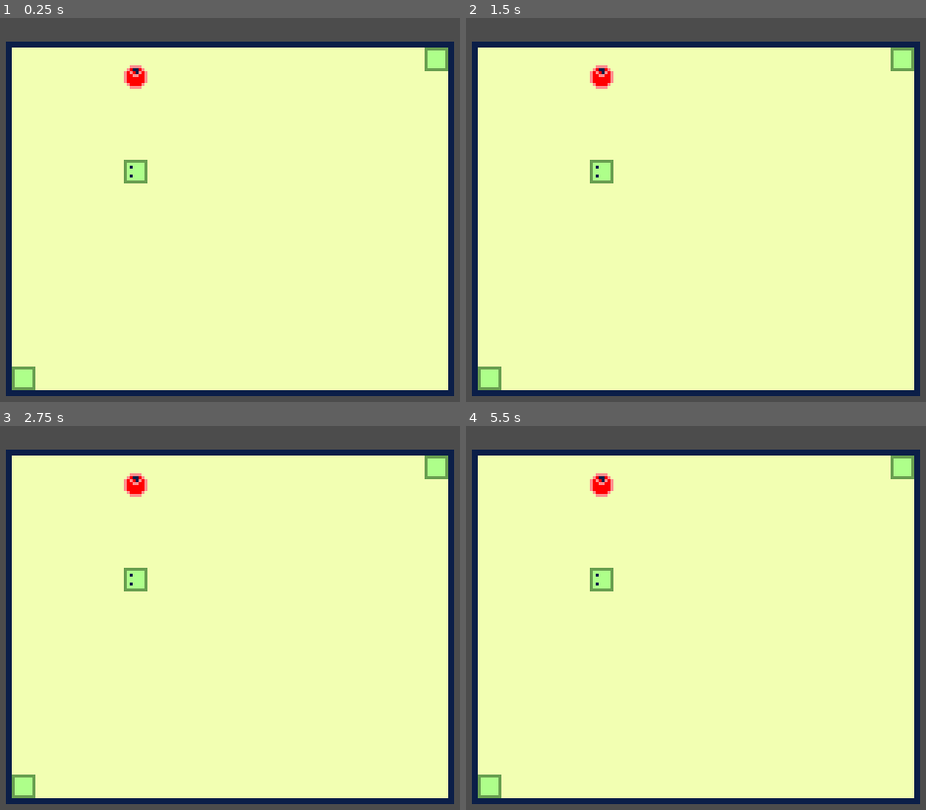
Above: before the commit, frames 1-4 (two rows, left to right).
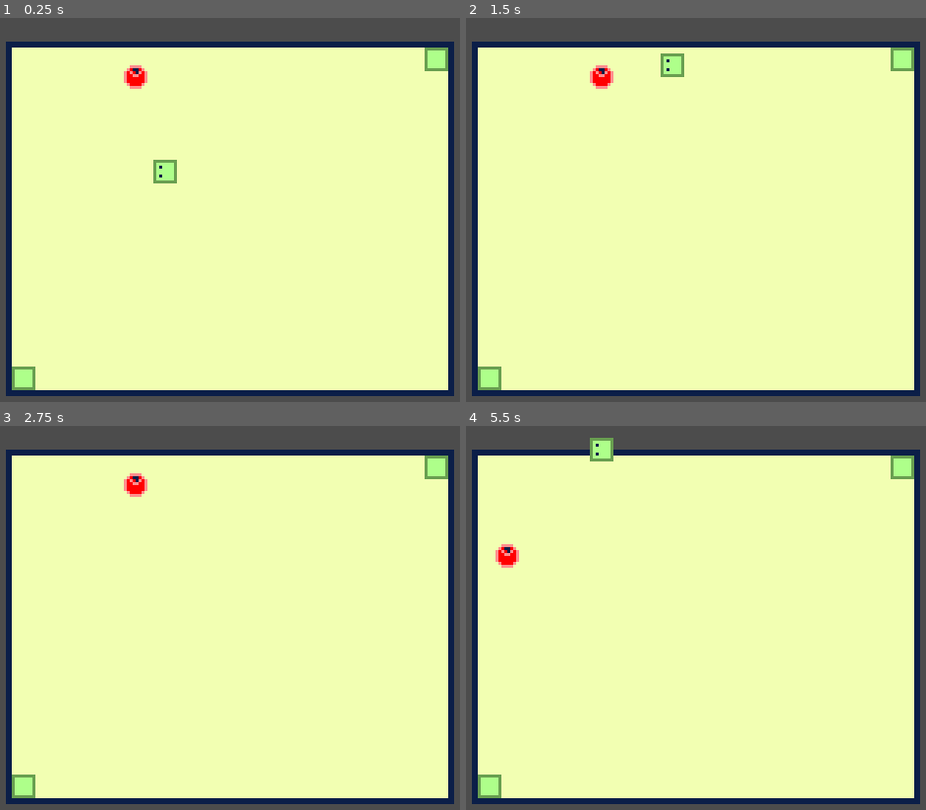
Above: after the commit, the same moments.

Repository: JustKwa/Snak-e
Game: Godot game, scene res://Scenes/level.tscn
Two runs of this game, one before a commit and one after it. Both use one fixed random seed, a clock stepped at 60 frames per second and the inputs below.
Inputs:
- Up to frame 1 (0.25 s): no input
- Up to frame 2 (1.5 s): hold Up (ui_up) from 0.53 s (still down)
- Up to frame 3 (2.75 s): release Up (ui_up) at 2.03 s; hold Left (ui_left) from 2.03 s (still down)
- Up to frame 4 (5.5 s): tap Enter at 2.75 s; tap Space at 3.5 s; release Left (ui_left) at 3.53 s; hold Down (ui_down) 3.53-4.28 s; hold Right (ui_right) 4.28-5.03 s; hold Up (ui_up) from 5.03 s (still down)

The runs differ from the first frame. In frame 1, 0.6% of the frame differs, in the area x 26-39%, y 36-44%; in frame 2, 0.6%; in frame 3, 0.3%; in frame 4, 1.1%, in the area x 6-33%, y 3-44%.
Error before the commit: Parse Error: The identifier "gap" isn't declared in the current scope. (res://Scripts/snake.gd:24)

Commit message:
snake movement

Diff:
--- a/Scenes/Snake.tscn
+++ b/Scenes/Snake.tscn
@@ -11,9 +11,7 @@
 script = ExtResource( 3 )
 
 [node name="Timer" type="Timer" parent="."]
-wait_time = 0.4
-
-[node name="Tween" type="Tween" parent="."]
+wait_time = 0.001
 
 [node name="head" type="Area2D" parent="."]
 script = ExtResource( 2 )
--- a/Scripts/head.gd
+++ b/Scripts/head.gd
@@ -1,6 +1,8 @@
 extends Area2D
 
 var direction = []
+var current_pos
 
 func _ready():
+	current_pos = self.position
 	pass
--- a/Scripts/snake.gd
+++ b/Scripts/snake.gd
@@ -1,25 +1,72 @@
 extends Node2D
 
-var input_direction = Node2D.ZERO
-var direction = "RIGHT"
-var old_dir = "RIGHT"
+const GRID_SIZE = 8
+
+var move_dir = Vector2.ZERO
+var is_turning = false
+var will_turn = false
+var percent_to_tile = 0.0
+var speed = 5.0
+var input_dir = Vector2.ZERO
 
 onready var body = preload("res://scenes/body.tscn")
+onready var head = $head
 
 func _ready():
+	head.direction.append(Vector2(1, 0))
+	$Timer.start()
 	pass
 
-func _physics_process(_delta):
+func _physics_process(delta):
+	# if !is_turning:
+	# 	_check_dir()
+	# else:
+		_check_dir()
+		move(delta)
+
+func _check_dir():
+	if input_dir.x == 0:
+		input_dir.y = int(Input.is_action_just_pressed("ui_down")) - int(Input.is_action_just_pressed("ui_up"))
+	if input_dir.y == 0:
+		input_dir.x = int(Input.is_action_just_pressed("ui_right")) - int(Input.is_action_just_pressed("ui_left"))
+
+	if input_dir != move_dir and input_dir != Vector2.ZERO:
+		if input_dir.x + move_dir.x != 0 or input_dir.y + move_dir.y != 0:
+			move_dir = input_dir
+			if head.direction.size() <= 2:
+				head.direction.append(move_dir)
+				print(head.direction)
+			is_turning = true
+
+func move(delta):
+	percent_to_tile += speed * delta
+	for i in range(2,get_child_count()):
+		if get_child(i-1).direction.front() == get_child(i).direction.front():
+			return
+		else:
+			get_child(i).direction.append(get_child(i-1).direction.front())
+	for i in range(1,get_child_count()):
+		if percent_to_tile >= 1.0:
+			get_child(i).position = get_child(i).current_pos + (get_child(i).direction.front() * GRID_SIZE)
+			get_child(i).current_pos = get_child(i).position
+			percent_to_tile = 0.0
+			if is_turning:
+				print("pop")
+				get_child(i).direction.pop_front()
+				print(head.direction)
+				is_turning = false
+		else:
+			get_child(i).position = get_child(i).current_pos + (GRID_SIZE * percent_to_tile * get_child(i).direction.front())
 	pass
 
-func _check_dir():
-	if input_direction.x == 0:
-		pass
-	if input_direction.y == 0:
-		pass
+func spawn_body():
+	# var instance = body.instance()
+	# var prev_body = get_child(get_child_count() - 1)
+	# instance.position = prev_body.position + gap
+	# add_child(instance)
+	pass
 
-func spawn_body():
-	var instance = body.instance()
-	var prev_body = get_child(get_child_count() - 1)
-	instance.position = prev_body.position + gap
-	add_child(instance)
+func _on_Timer_timeout():
+	# print(is_turning)
+	# print(head.direction)
+	pass
